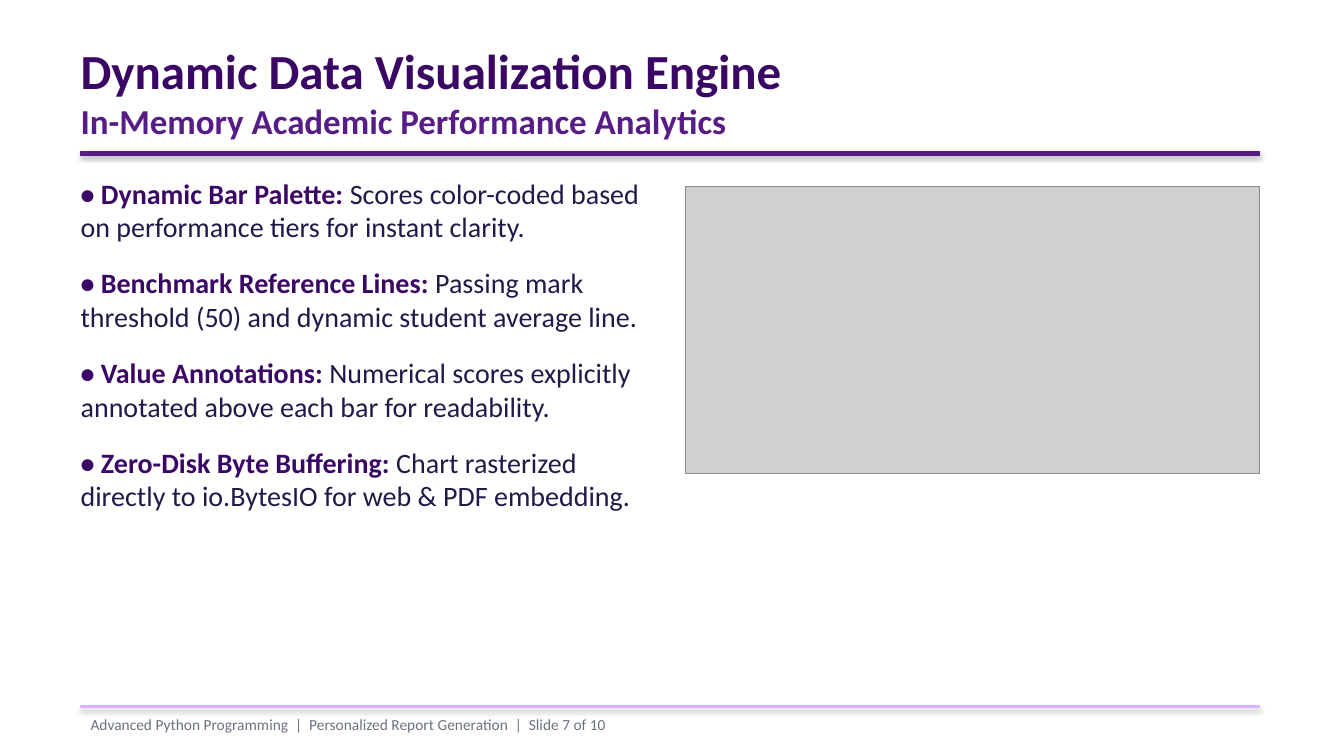
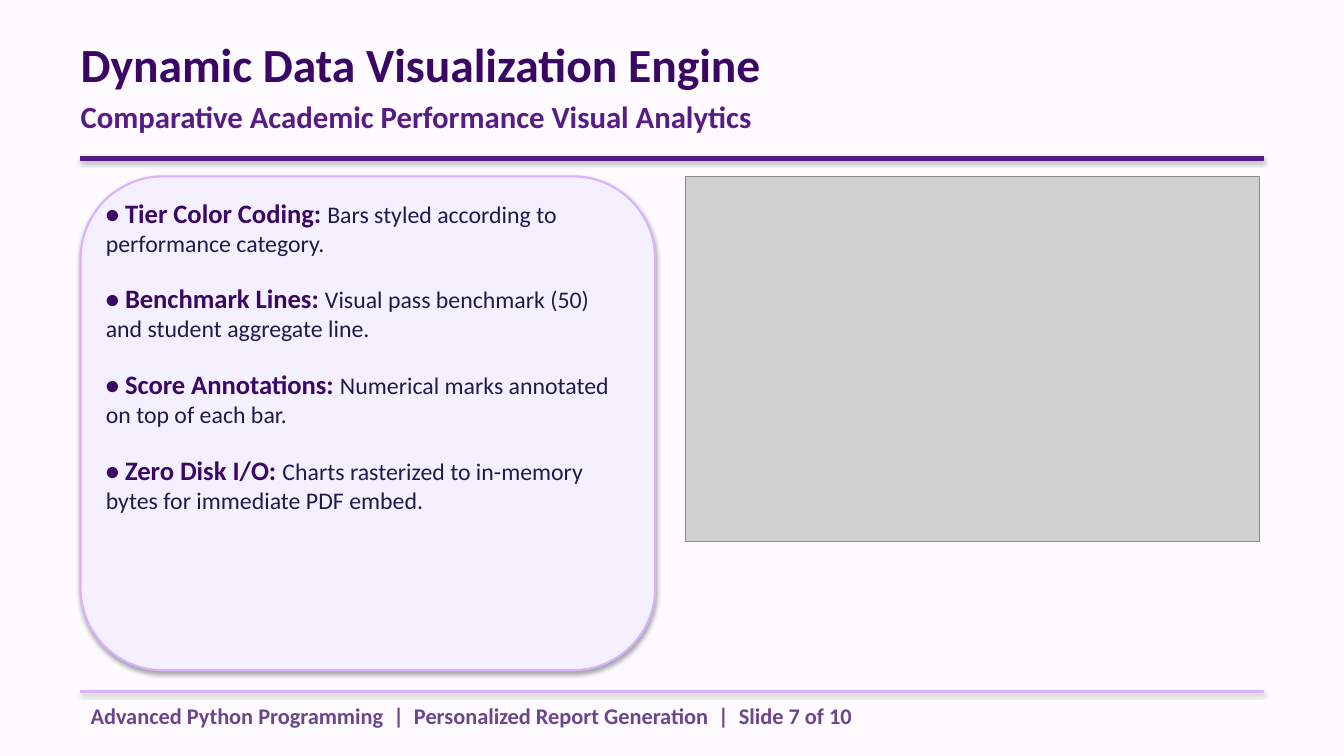
Before and after one commit to Induja2312/Student-Report-Generator, a slide deck: slide 7 of presentation/personalized_report_presentation.pptx. Drawn at 1344x756 pixels with LibreOffice and Linux fonts; fonts in the diff are those of the drawing; grey boxes stand for pictures. Boxes give left, top, right and bottom in pixels: in the first picture for what was removed or moved away, otherwise in the second. Text is boxed around its words. In the diff, an @@ line names an element or a change of style, - is before the commit and + after.

Commit message:
Apply cream theme, MCA department, and updated student profiles

```diff
--- a/presentation/personalized_report_presentation.pptx
+++ b/presentation/personalized_report_presentation.pptx
@@ background #FFFFFF to #FDFBFF @@
@@ text at (81, 48, 760, 90): size 35 to 34 pt in "Dynamic Data Visualization Engine" @@
@@ text at (81, 106, 752, 133): text changed; size 25 to 22 pt @@
-In-Memory Academic Performance Analytics
+Comparative Academic Performance Visual Analytics
@@ rectangle: place and size @@
-rectangle at (81, 151, 1260, 155)
+rectangle at (81, 156, 1263, 160)
@@ rounded rectangle added at (81, 176, 655, 670), fill #F5F0FF, outline #D8B4FE 1.5 pt @@
@@ picture: place and size @@
-picture at (686, 187, 1260, 474)
+picture at (686, 176, 1260, 541)
@@ text at (106, 204, 609, 513): text changed; size 20 to 17 pt @@
-• Dynamic Bar Palette: Scores color-coded based on performance tiers for instant clarity.
-• Benchmark Reference Lines: Passing mark threshold (50) and dynamic student average line.
-• Value Annotations: Numerical scores explicitly annotated above each bar for readability.
-• Zero-Disk Byte Buffering: Chart rasterized directly to io.BytesIO for web & PDF embedding.
+• Tier Color Coding: Bars styled according to performance category.
+• Benchmark Lines: Visual pass benchmark (50) and student aggregate line.
+• Score Annotations: Numerical marks annotated on top of each bar.
+• Zero Disk I/O: Charts rasterized to in-memory bytes for immediate PDF embed.
@@ text "Advanced Python Programming | Personalized ...": place and size @@
-text "Advanced Python Programming | Personalized ..." at (91, 719, 606, 733)
+text "Advanced Python Programming | Personalized ..." at (91, 708, 852, 728)
@@ text "Advanced Python Programming | Personalized ..." at (91, 708, 852, 728): size 11 to 16 pt, text colour #6B7280 to #6B468C, bold on @@
@@ rectangle: place and size @@
-rectangle at (81, 706, 1260, 708)
+rectangle at (81, 691, 1263, 693)
```
Also in this commit, not shown: 9 other slides changed, 20 other files.
